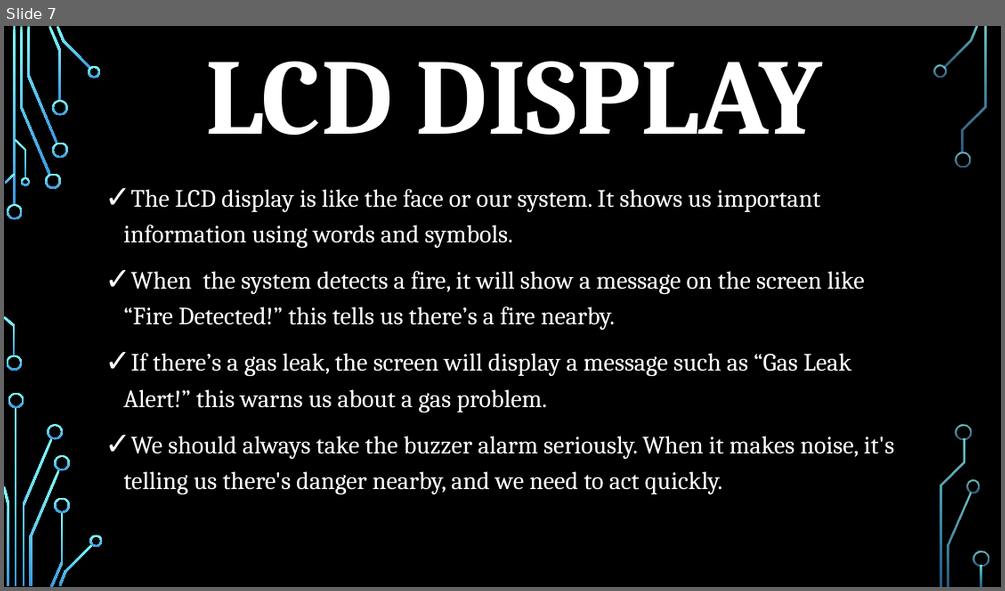
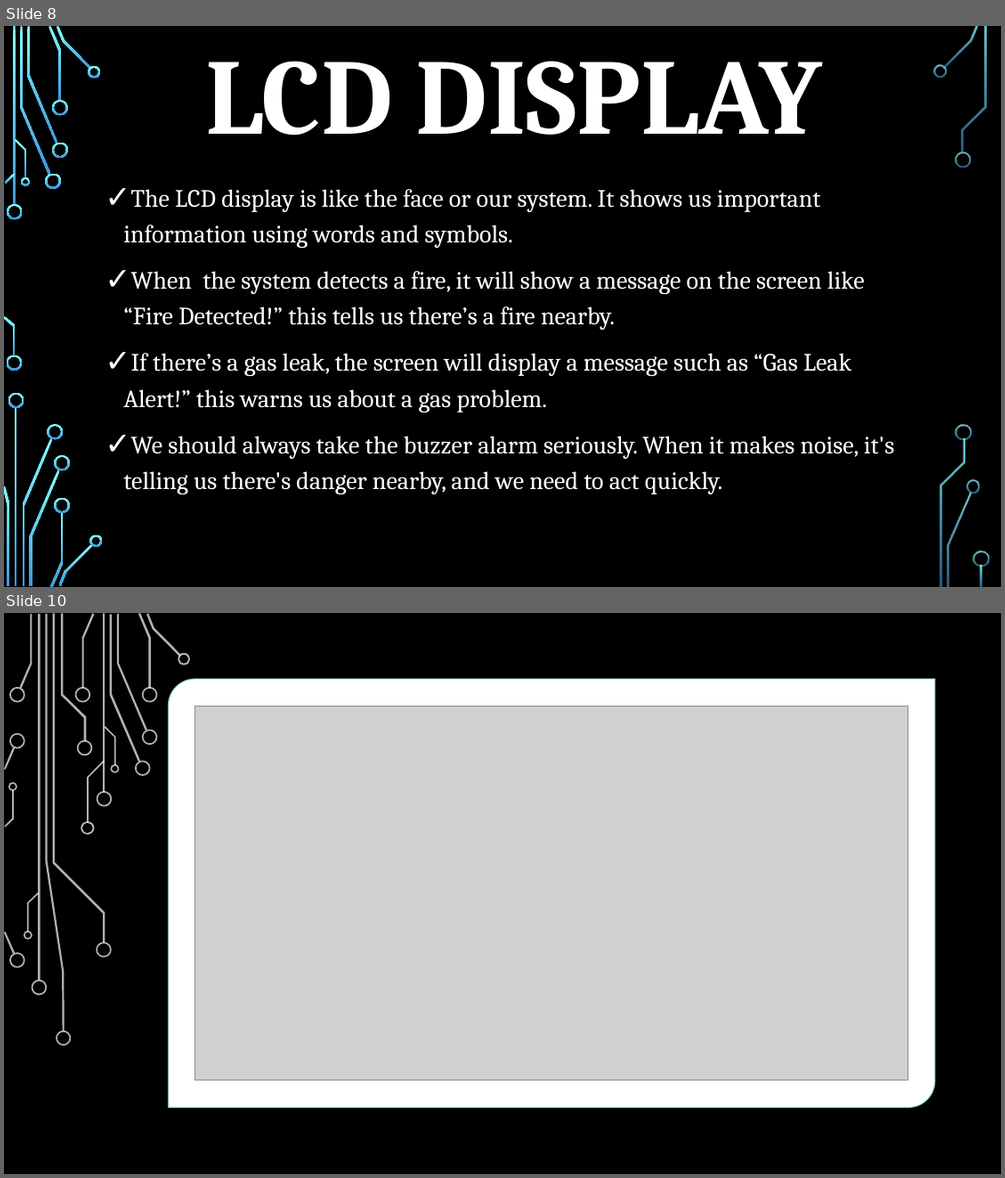
Before and after one commit to ekhlakhahmad/MCA-LPU, a slide deck: SEMESTER-III/ECE 661/Home Automation using Servo motor, LCD,.pptx. Shown one above the other, each under a label of ours: slide 7 before the commit, slides 8 and 10 after it; the slides between them are not shown. The pictures are 1005x591 and 1005x1178 pixels, drawn with LibreOffice and Linux fonts; fonts in the diff are those of the drawing; grey boxes stand for pictures; background and template pictures are left out. Boxes give left, top, right and bottom in pixels: in the first picture for what was removed or moved away, otherwise in the second. Text is boxed around its words. In the diff, an @@ line names an element or a change of style, - is before the commit and + after.

```diff
--- a/SEMESTER-III/ECE 661/Home Automation using Servo motor, LCD,.pptx
+++ b/SEMESTER-III/ECE 661/Home Automation using Servo motor, LCD,.pptx
@@ slide 10 added at [4, 613, 1001, 1174], background picture (left out); not listed: 17 template elements that a slide beside it also shows @@
@@ rectangle added at [4, 613, 1001, 1174], fill #000000 @@
@@ round diag rect added at [169, 679, 935, 1107], fill #FFFFFF, outline #B4FFFF 1.5 pt @@
@@ picture added at [194, 706, 908, 1080] @@
@@ group added at [4, 613, 191, 1046]: 32 freeform shapes, 2 rectangles @@
@@ what was slide 7 is now slide 8 @@
```
Also in this commit, not shown: 2 slides changed, 3 other slides added, 28 other files.
